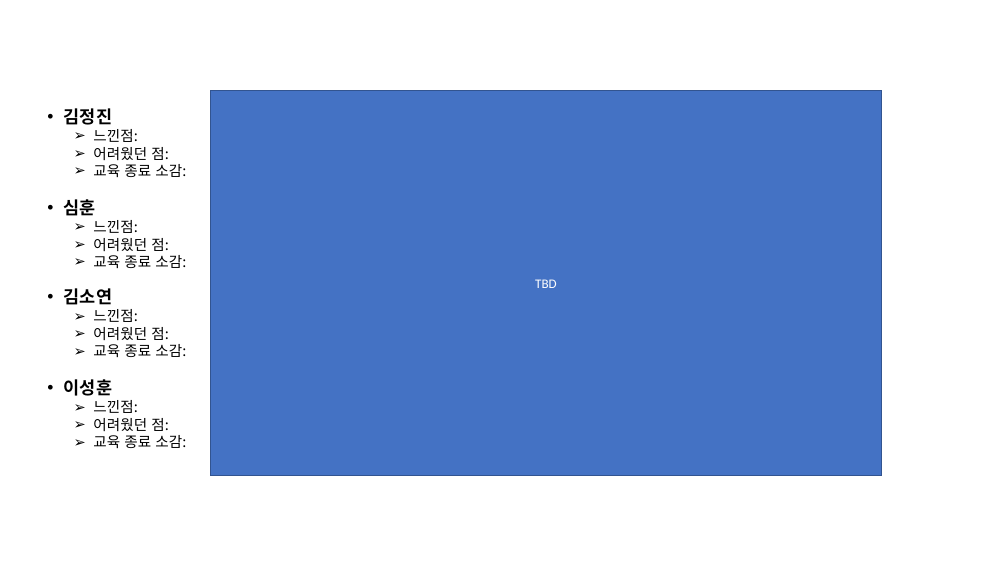
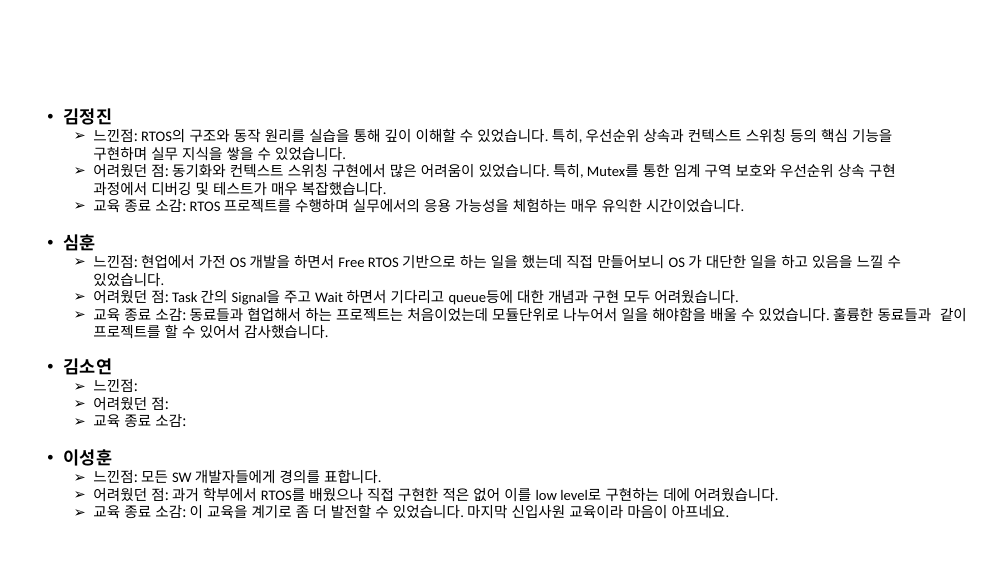
Before and after one commit to plat320/SWBootCamp7, a slide deck: slide 11 of Report/부트캠프_07기_01반_결과보고서(1팀).pptx. Drawn at 1008x567 pixels with LibreOffice and Linux fonts; fonts in the diff are those of the drawing; background and template pictures are left out. Boxes give left, top, right and bottom in pixels: in the first picture for what was removed or moved away, otherwise in the second. Text is boxed around its words. In the diff, an @@ line names an element or a change of style, - is before the commit and + after.

Commit message:
update poster ppt

```diff
--- a/Report/부트캠프_07기_01반_결과보고서(1팀).pptx
+++ b/Report/부트캠프_07기_01반_결과보고서(1팀).pptx
@@ rectangle removed at (211, 90, 881, 476) @@
-TBD
@@ text at (93, 129, 896, 212): text changed; font Noto Sans CJK KR to Calibri @@
-  ➢ 느낀점:
-  ➢ 어려웠던 점:
-  ➢ 교육 종료 소감:
+  ➢ 느낀점: RTOS의 구조와 동작 원리를 실습을 통해 깊이 이해할 수 있었습니다. 특히, 우선순위 상속과 컨텍스트 스위칭 등의 핵심 기능을 구현하며 실무 지식을 쌓을 수 있었습니다.
+  ➢ 어려웠던 점: 동기화와 컨텍스트 스위칭 구현에서 많은 어려움이 있었습니다. 특히, Mutex를 통한 임계 구역 보호와 우선순위 상속 구현 과정에서 디버깅 및 테스트가 매우 복잡했습니다.
+  ➢ 교육 종료 소감: RTOS 프로젝트를 수행하며 실무에서의 응용 가능성을 체험하는 매우 유익한 시간이었습니다.
@@ text at (93, 255, 967, 338): text changed; font Noto Sans CJK KR to Calibri @@
-  ➢ 느낀점:
-  ➢ 어려웠던 점:
-  ➢ 교육 종료 소감:
+  ➢ 느낀점: 현업에서 가전 OS 개발을 하면서 Free RTOS 기반으로 하는 일을 했는데 직접 만들어보니 OS 가 대단한 일을 하고 있음을 느낄 수 있었습니다.
+  ➢ 어려웠던 점: Task 간의 Signal을 주고 Wait 하면서 기다리고 queue등에 대한 개념과 구현 모두 어려웠습니다.
+  ➢ 교육 종료 소감: 동료들과 협업해서 하는 프로젝트는 처음이었는데 모듈단위로 나누어서 일을 해야함을 배울 수 있었습니다. 훌륭한 동료들과 같이 프로젝트를 할 수 있어서 감사했습니다.
@@ text at (93, 470, 778, 518): text changed; font Noto Sans CJK KR to Calibri @@
-  ➢ 느낀점:
-  ➢ 어려웠던 점:
-  ➢ 교육 종료 소감:
+  ➢ 느낀점: 모든 SW 개발자들에게 경의를 표합니다.
+  ➢ 어려웠던 점: 과거 학부에서 RTOS를 배웠으나 직접 구현한 적은 없어 이를 low level로 구현하는 데에 어려웠습니다.
+  ➢ 교육 종료 소감: 이 교육을 계기로 좀 더 발전할 수 있었습니다. 마지막 신입사원 교육이라 마음이 아프네요.
```
Also in this commit, not shown: 1 other file.
